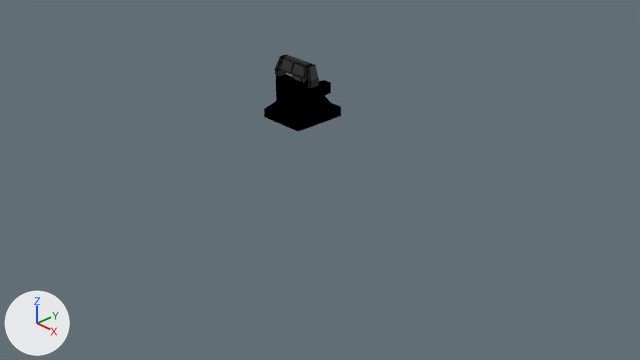
Before and after pictures for a commit that changed the Blender file Assets/3D/Modelados/Assets/assets_chiro7.blend.
Before and after are seen from the file's camera 'Camera'. The axes (+X, +Y, +Z) are drawn at lower left. The lights are the same throughout. The older version comes first.

The first picture shows 'cámara', 'mejora flash'.
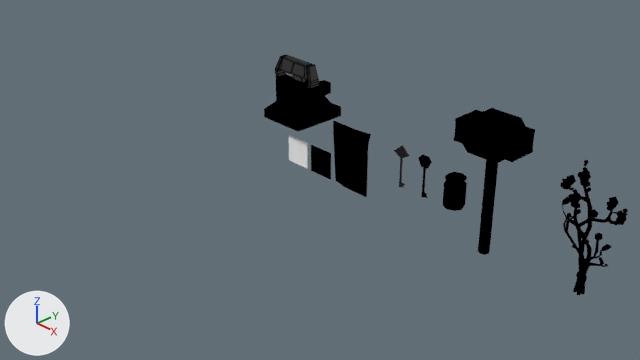
Patch to the scene script:
```diff
--- a/Assets/3D/Modelados/Assets/assets_chiro7.blend.py
+++ b/Assets/3D/Modelados/Assets/assets_chiro7.blend.py
@@ me_cube_003 @@
 me_cube_003.from_pydata(...)  # 24 vertices, 22 faces; spans x -1.0..1.06, y -1.0..9.52, z -1.0..1.01
+me_cube_003.materials.append(mat_material_001)  # picture img_folio_psd
@@ me_cube_010 @@
 me_cube_010.from_pydata(...)  # 60 vertices, 52 faces; spans x -7.1..67.0, y -1.7..1.7, z -5.5..2.4
 # used by ob_llave_tri; location = (1.396, 0.0, 0.386); rotation_euler = (0.0, 1.571, 0.0), in degrees (0, 90, 0); scale = (-0.00703, 0.00698, 0.0269)
+# me_cube_010 part 1: texture (UV) coordinates of 52 of 52 faces, centred in x -7.1..60.2, y -1.7..1.7, z -3.5..1.0, changed; they spanned u 0.12..0.88, v 0.0..1.0 and now span u 0.0..0.75, v 0.0..1.0
@@ me_cube_015 @@
 me_cube_015.from_pydata(...)  # 64 vertices, 56 faces; spans x -1.14..1.1, y -1.0..1.0, z -6.96..1.0
 # used by ob_sledgehammer; location = (2.573, 0.0, 1.368); scale = (0.326, 0.175, 0.196)
+# me_cube_015 part 2: texture (UV) coordinates of 56 of 56 faces, centred in x -1.14..1.1, y -0.96..0.96, z -6.96..1.0, changed; they spanned u 0.0..1.0, v 0.0..1.0 and now span u 0.0..0.87, v 0.0..1.0
+me_cube_015.materials.append(mat_material_009)  # picture img_sledgehammer_psd
@@ me_cylinder_002 @@
 me_cylinder_002.from_pydata(...)  # 72 vertices, 66 faces; spans x -1.0..1.0, y -1.0..1.0, z -1.05..0.9
 # used by ob_bote_pastillas; location = (2.136, 0.0, 0.586); scale = (0.123, 0.12, 0.188)
+# me_cylinder_002 part 3: texture (UV) coordinates of 66 of 66 faces, centred in x -0.85..0.85, y -0.85..0.85, z -1.04..0.9, changed; they spanned u 0.0..1.0, v 0.01..1.0 and now span u 0.0..0.97, v 0.0..1.0
+me_cylinder_002.materials.append(mat_material_008)  # picture img_bote_pastillas_psd
@@ me_icosphere_006 @@
 me_icosphere_006.from_pydata(...)  # 2016 vertices, 2592 faces; spans x -15.7..51.2, y -5.9..13.7, z -58.1..16.2
 # used by ob_ramo; location = (3.682, -0.025, 1.153); rotation_euler = (0.0, 0.725, 0.0), in degrees (0, 42, 0); scale = (0.016, 0.016, 0.0152)
+# me_icosphere_006 part 4: texture (UV) coordinates of 2592 of 2592 faces, centred in x -15.4..50.4, y -5.7..13.4, z -57.4..16.2, changed; they spanned u 0.0..1.0, v 0.0..1.0 and now span u 0.0..0.96, v 0.0..1.0
+me_icosphere_006.materials.append(mat_material_010)  # picture img_ramo_psd
@@ me_cube_006 @@
+me_cube_006.from_pydata([(1.0, 1.0, 1.0), (1.0, 1.0, -1.0), (0.81, -1.0, 0.86), (0.81, -1.0, -0.36), (-1.0, 1.0, 1.0), (-1.0, 1.0, -1.0), (-0.81, -1.0, 0.86), (-0.81, -1.0, -0.36), (-1.0, -1.0, -1.0), (-1.0, -1.0, 1.0), (1.0, -1.0, 1.0), (1.0, -1.0, -1.0), (-0.81, -1.07, -0.36), (-0.81, -1.07, 0.86), (0.81, -1.07, 0.86), (0.81, -1.07, -0.36)], [], [(0, 4, 9, 10), (7, 3, 15, 12), (8, 9, 4, 5), (5, 1, 11, 8), (1, 0, 10, 11), (5, 4, 0, 1), (7, 6, 9, 8), (2, 3, 11, 10), (6, 2, 10, 9), (3, 7, 8, 11), (15, 14, 13, 12), (3, 2, 14, 15), (2, 6, 13, 14), (6, 7, 12, 13)])
+me_cube_006.materials.append(mat_material_005)  # its picture is missing
@@ ob_folio @@
 ob_folio.scale = (0.288, 0.00551, 0.409)
-ob_folio.hide_set(True)
@@ ob_polaroid @@
 ob_polaroid.scale = (0.175, 0.00603, 0.178)
-ob_polaroid.hide_set(True)
@@ ob_llave_hex @@
 ob_llave_hex.scale = (-0.00703, 0.00698, 0.0269)
-ob_llave_hex.hide_set(True)
@@ ob_llave_tri @@
 ob_llave_tri.scale = (-0.00703, 0.00698, 0.0269)
-ob_llave_tri.hide_set(True)
@@ ob_sledgehammer @@
 ob_sledgehammer.scale = (0.326, 0.175, 0.196)
-ob_sledgehammer.hide_set(True)
@@ ob_bote_pastillas @@
 ob_bote_pastillas.scale = (0.123, 0.12, 0.188)
-ob_bote_pastillas.hide_set(True)
@@ ob_ramo @@
 ob_ramo.scale = (0.016, 0.016, 0.0152)
-ob_ramo.hide_set(True)
@@ ob_polaroid_002 @@
+ob_polaroid_002 = bpy.data.objects.new('polaroid.002', me_cube_006)
+ob_polaroid_002.location = (-0.4, 0.0, 0.194)
+ob_polaroid_002.scale = (0.175, 0.00603, 0.178)
```

Boxes (x1, y1, x2, y2) around the edits, measured in the pictures (640 x 360 px):
'sledgehammer', shown: after (454, 108, 535, 255)
'ramo', shown: after (561, 160, 628, 295)
'folio', shown: after (333, 121, 371, 197)
'bote pastillas', shown: after (443, 172, 467, 211)
'polaroid', shown: after (311, 145, 331, 179)
'polaroid.002', added: after (288, 135, 308, 168)
'llave hex', shown: after (419, 155, 432, 198)
'llave tri', shown: after (394, 145, 409, 188)
